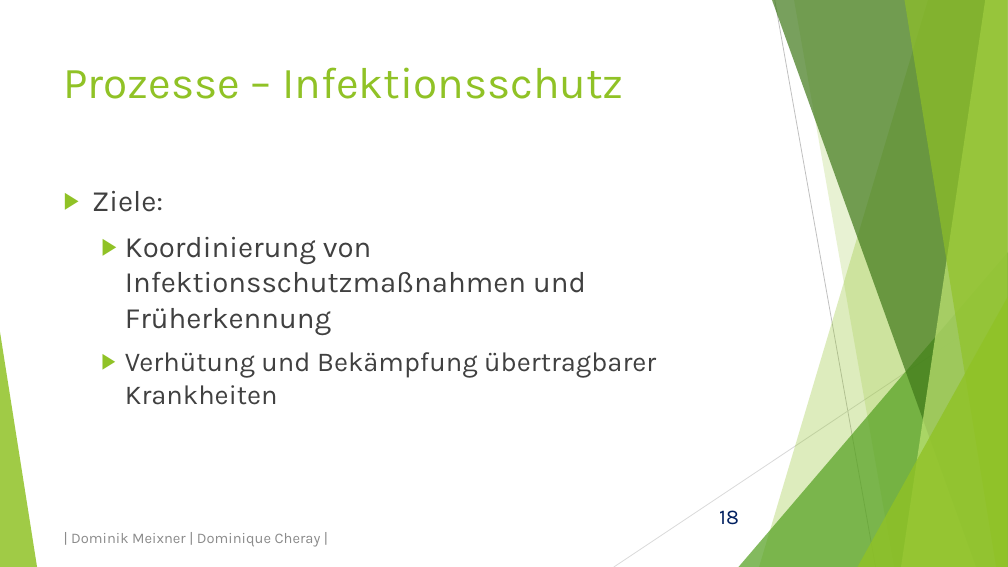
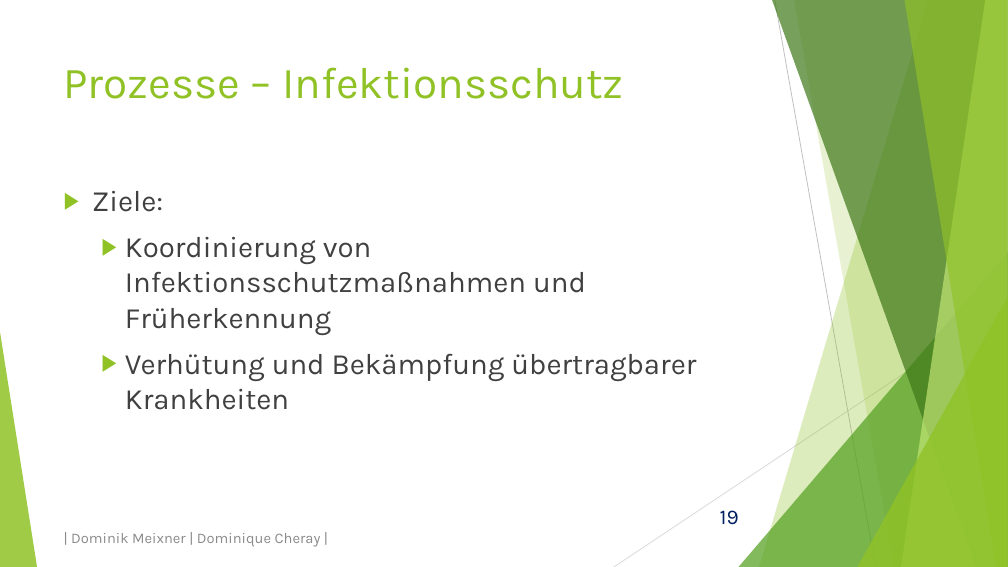
Before and after one commit to domeix/BlaBla, a slide deck: slide 19 of GesundheitsamtPraes.pptx (slide 18 before the commit). Drawn at 1008x567 pixels with LibreOffice and Linux fonts; fonts in the diff are those of the drawing. Boxes give left, top, right and bottom in pixels: in the first picture for what was removed or moved away, otherwise in the second. Text is boxed around its words. In the diff, an @@ line names an element or a change of style, - is before the commit and + after.

```diff
--- a/GesundheitsamtPraes.pptx
+++ b/GesundheitsamtPraes.pptx
@@ text at (125, 354, 696, 410): size 26 to 28 pt in "Verhütung und Bekämpfung übertragbarer Krankheiten" @@
@@ page number at (720, 510, 739, 525): text changed @@
-18
+19
```
Also in this commit, not shown: 8 other slides changed, 2 slides added.
